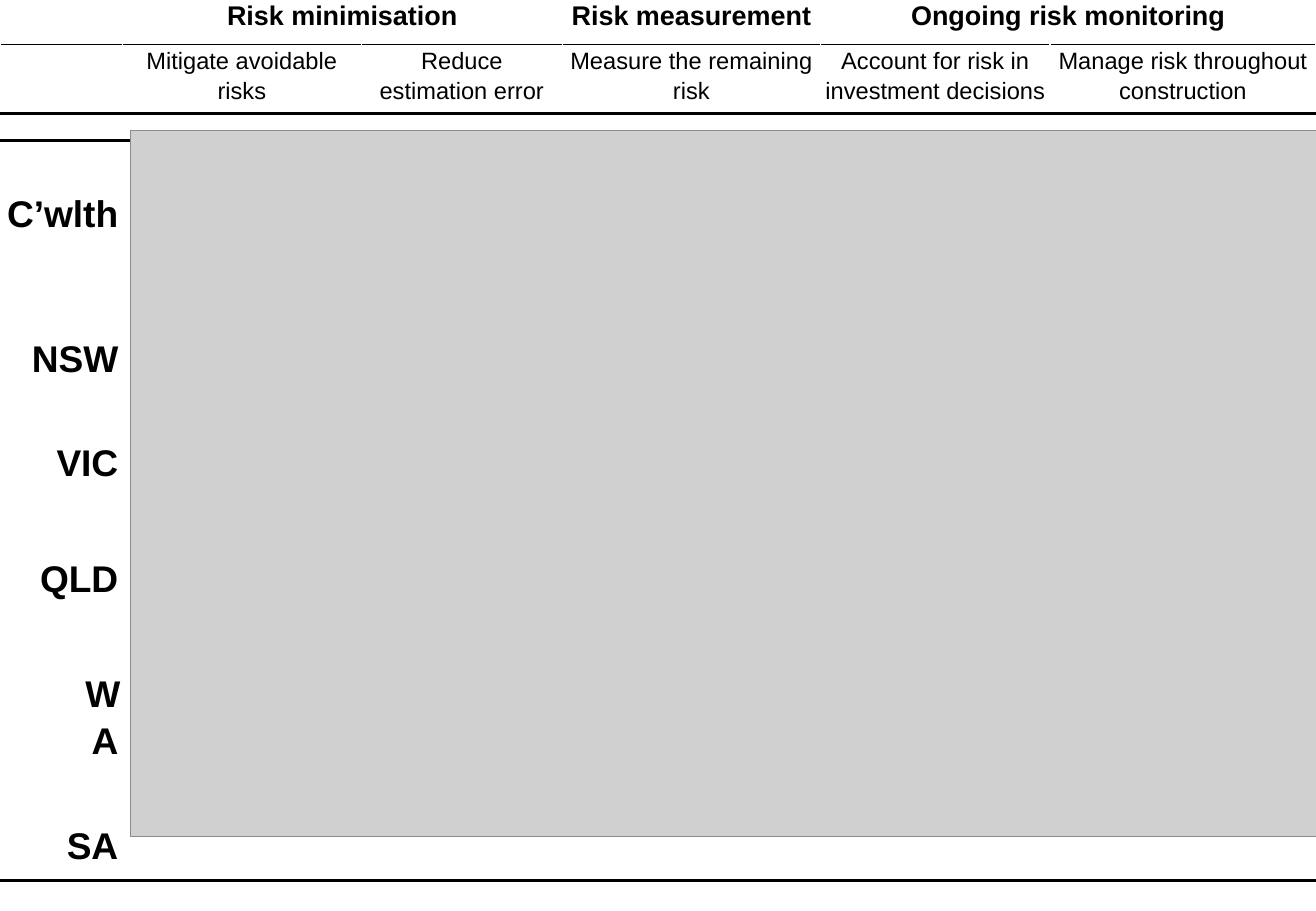
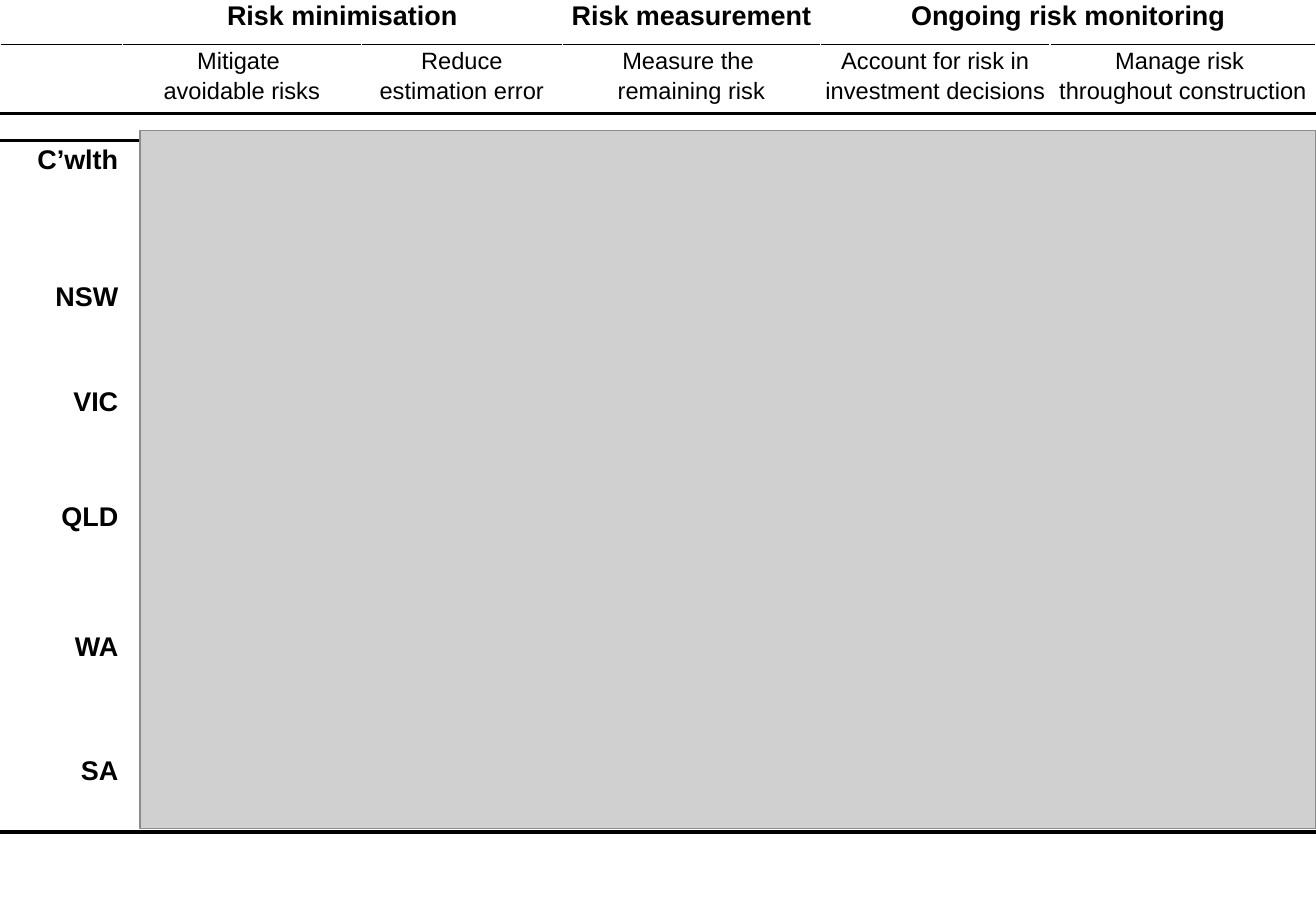
Before and after one commit to grattaninstitute/Cost-overruns-report, a slide deck: slide 1 of atlas/AppendixCharts.pptx. Drawn at 1316x911 pixels with LibreOffice and Linux fonts; fonts in the diff are those of the drawing; grey boxes stand for pictures. Boxes give left, top, right and bottom in pixels: in the first picture for what was removed or moved away, otherwise in the second. Text is boxed around its words. In the diff, an @@ line names an element or a change of style, - is before the commit and + after.

```diff
--- a/atlas/AppendixCharts.pptx
+++ b/atlas/AppendixCharts.pptx
@@ table at (0,0,1316,836) @@
@@ size 22 to 16 pt in "C’wlth", "NSW", "VIC", "QLD" and 2 more places @@
@@ indent changed @@
@@ picture: place and size @@
-picture at (131,130,1316,836)
+picture at (140,130,1316,829)
```
Also in this commit, not shown: 1 other slide changed.
